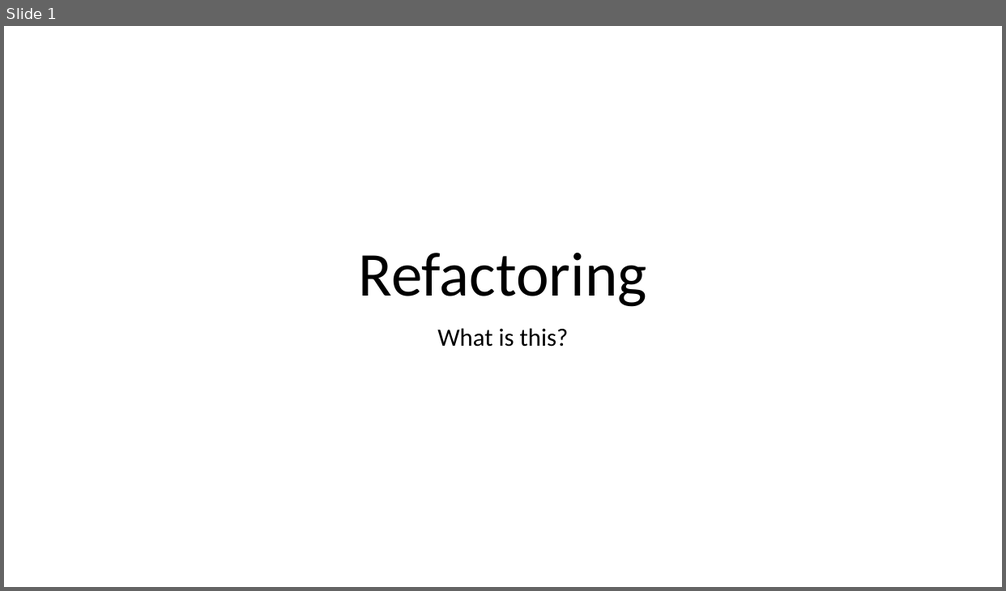
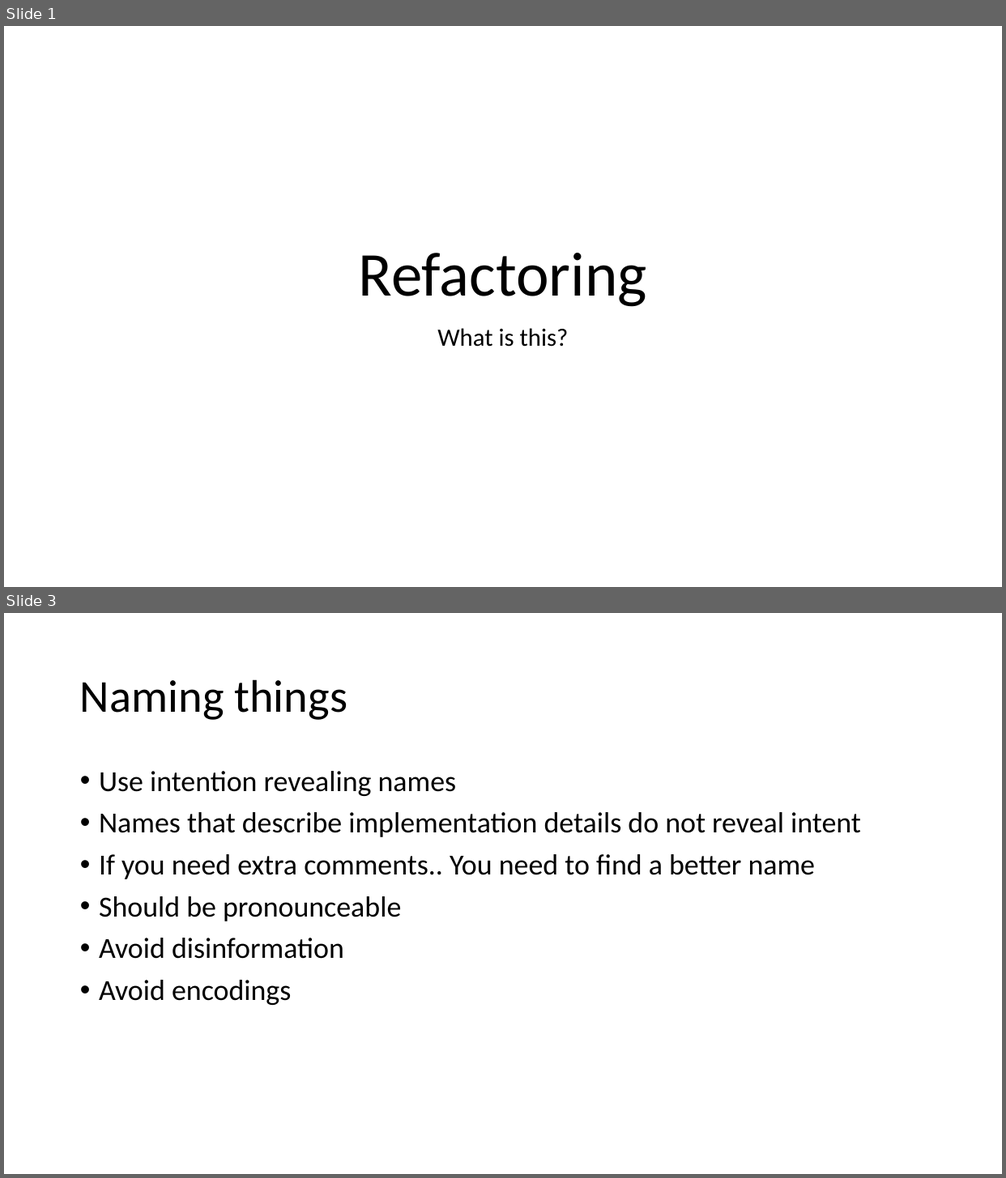
Before and after one commit to TiclosOlimpia/RefactoringExercise, a slide deck: Training/Refactoring.pptx. Shown one above the other, each under a label of ours: slide 1 before the commit, slides 1 and 3 after it; the slides between them are not shown. The pictures are 1006x591 and 1006x1178 pixels, drawn with LibreOffice and Linux fonts; fonts in the diff are those of the drawing. Boxes give left, top, right and bottom in pixels: in the first picture for what was removed or moved away, otherwise in the second. Text is boxed around its words. In the diff, an @@ line names an element or a change of style, - is before the commit and + after.

Commit message:
Add slides about naming things

```diff
--- a/Training/Refactoring.pptx
+++ b/Training/Refactoring.pptx
@@ slide 3 added at (4,613,1002,1174), background #FFFFFF @@
@@ title added at (80,679,347,720), 44 pt, text #000000 @@
+Naming things
@@ text added at (99,771,861,1005), 28 pt, text #000000 @@
+• Use intention revealing names
+• Names that describe implementation details do not reveal intent
+• If you need extra comments.. You need to find a better name
+• Should be pronounceable
+• Avoid disinformation
+• Avoid encodings
```
Also in this commit, not shown: 1 slide changed, 2 other slides added, 1 slide removed.
